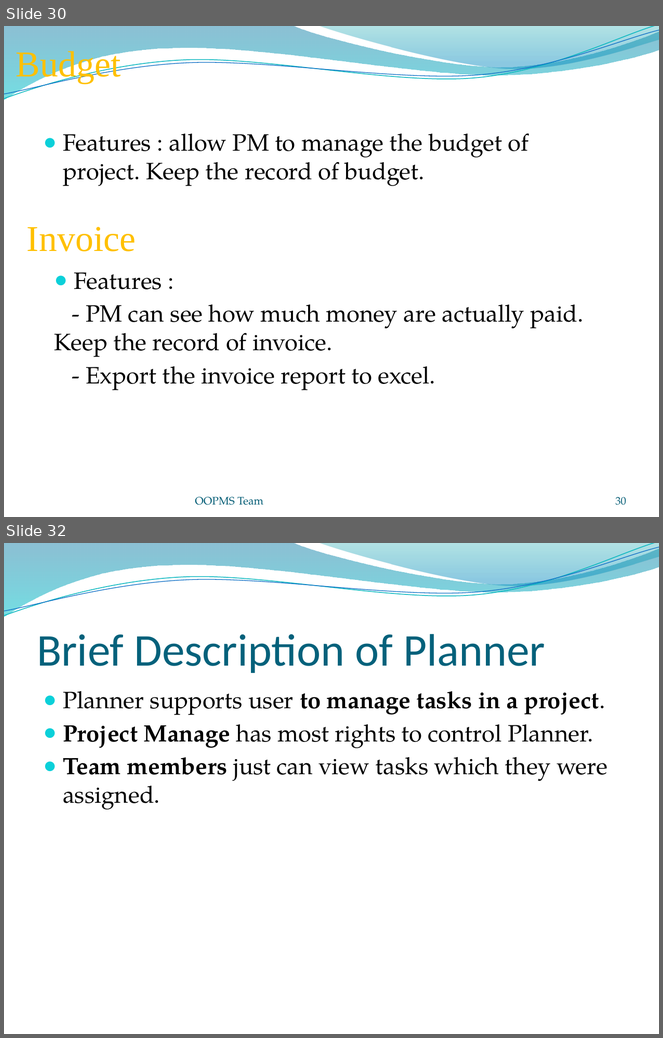
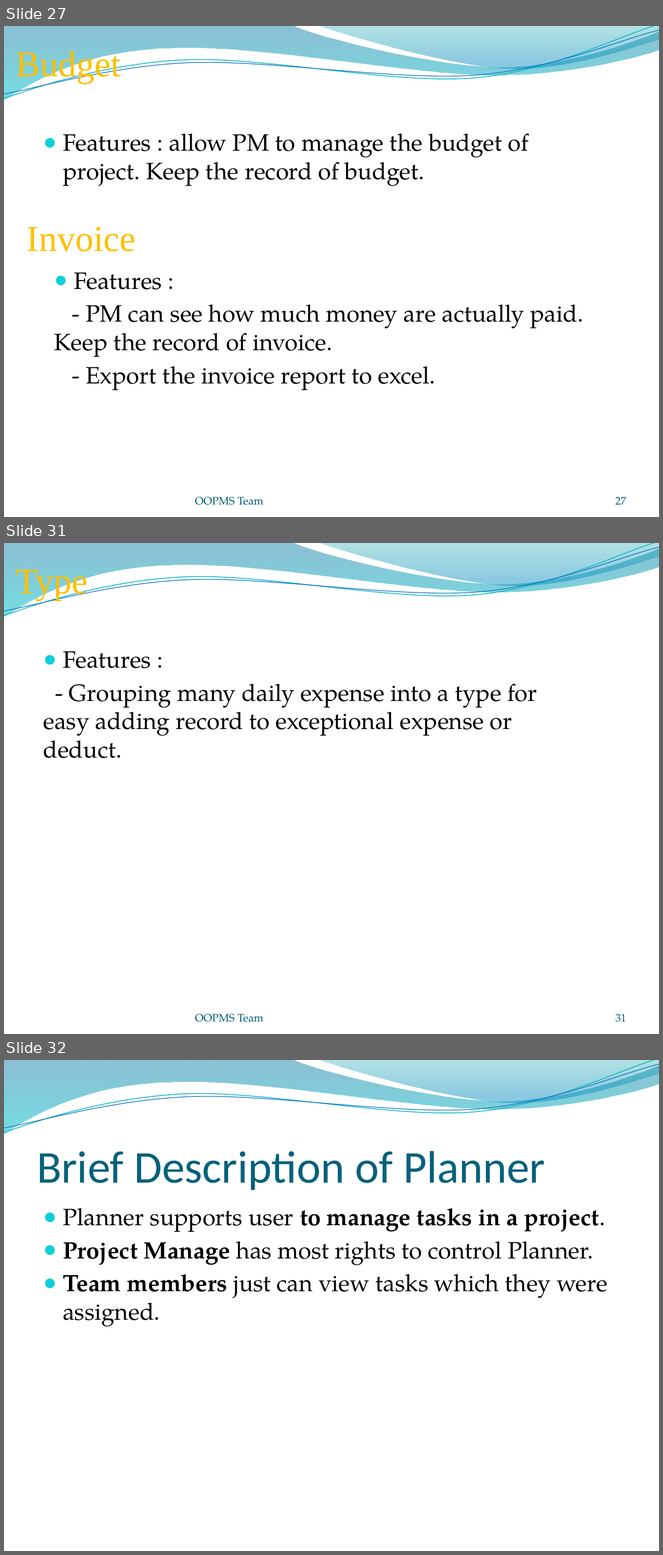
Before and after one commit to gofpattern/oopms, a slide deck: Document/Report/Presentation/OOPMS_Presentation_v1.0.pptx. Shown one above the other, each under a label of ours: slides 30 and 32 before the commit, slides 27, 31 and 32 after it; the slides between them are not shown. The pictures are 663x1038 and 663x1555 pixels, drawn with LibreOffice and Linux fonts; fonts in the diff are those of the drawing; background and template pictures are left out. Boxes give left, top, right and bottom in pixels: in the first picture for what was removed or moved away, otherwise in the second. Text is boxed around its words. In the diff, an @@ line names an element or a change of style, - is before the commit and + after.

```diff
--- a/Document/Report/Presentation/OOPMS_Presentation_v1.0.pptx
+++ b/Document/Report/Presentation/OOPMS_Presentation_v1.0.pptx
@@ slide 31 added at (4,543,659,1034), background picture (left out); not listed: 4 template elements that a slide beside it also shows @@
@@ text added at (16,570,88,600), 40 pt, text #FFC000 @@
+Type
@@ text added at (43,651,537,758), 26 pt, text #000000 @@
+● Features :
+- Grouping many daily expense into a type for easy adding record to exceptional expense or deduct.
@@ text added at (195,1014,263,1022), 12 pt, text #045D75 @@
+OOPMS Team
@@ page number added at (616,1014,626,1022), 12 pt, text #045D75 @@
+31
@@ what was slide 30 is now slide 27 @@
@@ page number at (616,497,626,505): text changed @@
-30
+27
```
Also in this commit, not shown: 3 slides changed, 2 other slides added, 3 slides removed.
